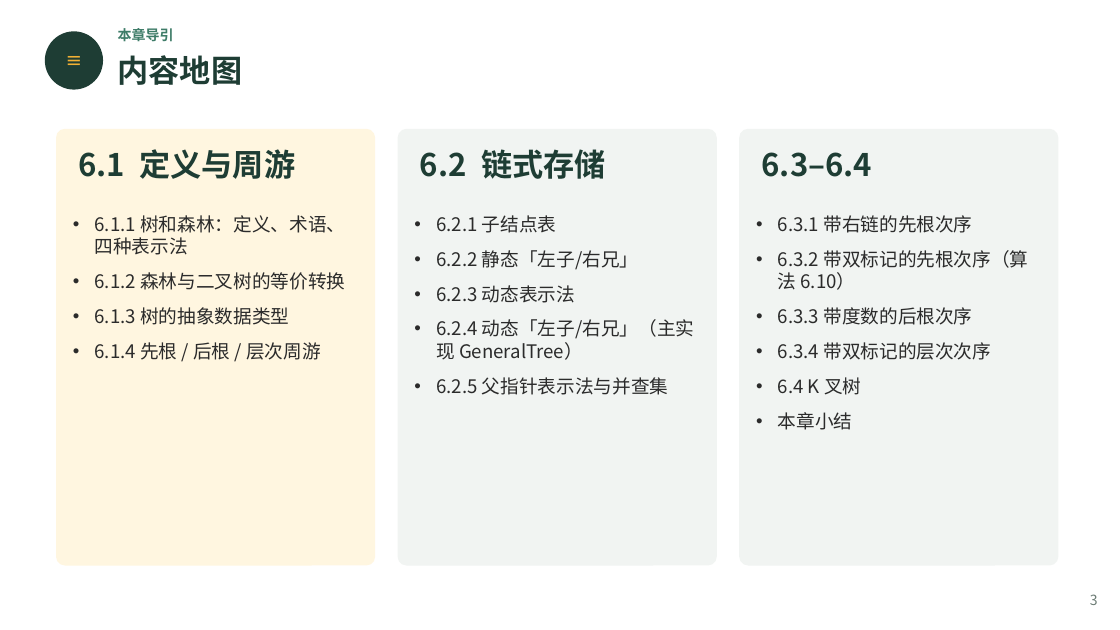
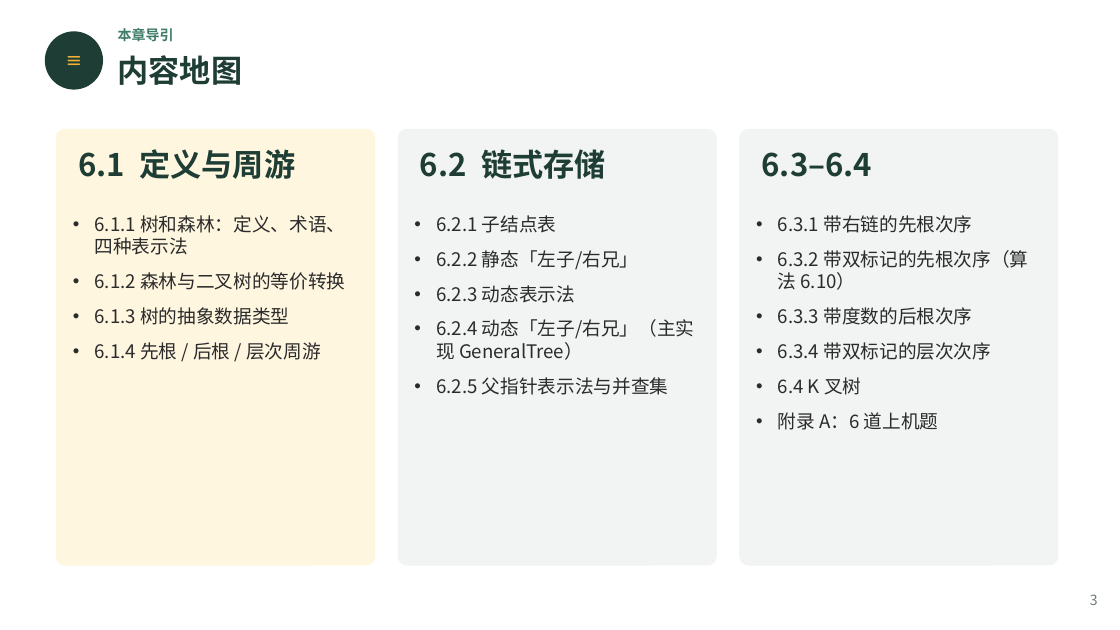
Before and after one commit to GMyhf/2026fall-cs201, a slide deck: slide 3 of courseware/202609_DSA_06_Tree.pptx. Drawn at 1120x630 pixels with LibreOffice and Linux fonts; fonts in the diff are those of the drawing. Boxes give left, top, right and bottom in pixels: in the first picture for what was removed or moved away, otherwise in the second. Text is boxed around its words. In the diff, an @@ line names an element or a change of style, - is before the commit and + after.

```diff
--- a/courseware/202609_DSA_06_Tree.pptx
+++ b/courseware/202609_DSA_06_Tree.pptx
@@ text at (778, 412, 939, 430): text changed @@
-• 本章小结
+• 附录 A：6 道上机题
```
Also in this commit, not shown: 1 other slide changed, 6 slides added, 2 other files.
